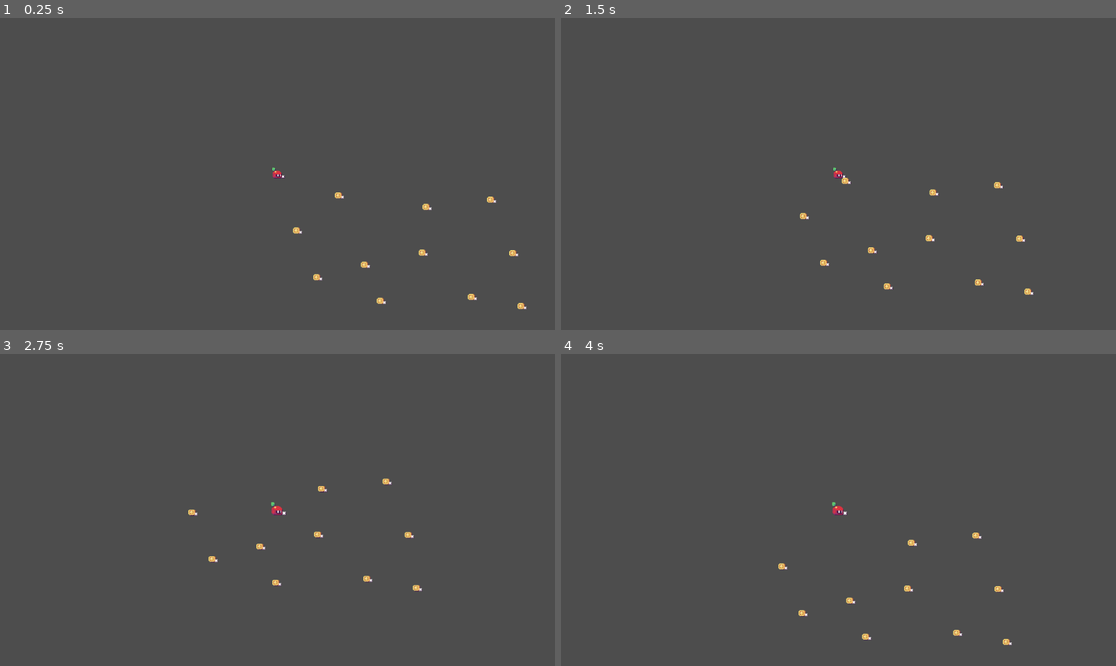
Above: before the commit, frames 1-4 (two rows, left to right).
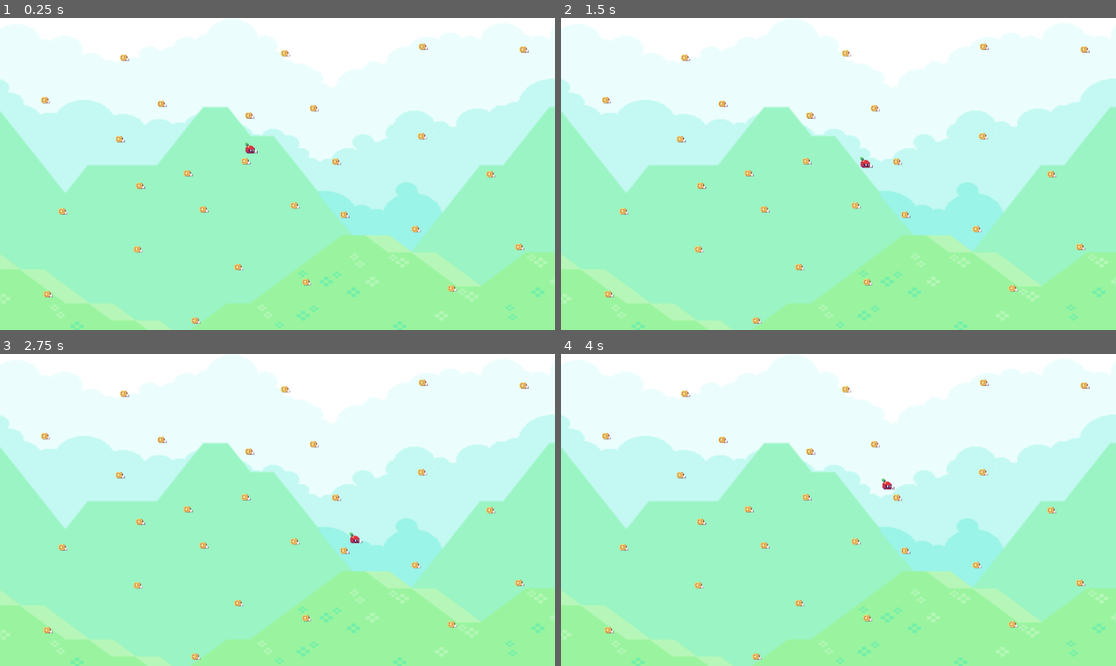
Above: after the commit, the same moments.

Repository: CodyBenn/Godot-Learning
Game: Godot game, scene res://Scenes/Coin-Pop.tscn
Same seed, same stepped clock (60 frames per second), same inputs: the game is played once before the commit and once after it.
Inputs:
- Up to frame 1 (0.25 s): no input
- Up to frame 2 (1.5 s): tap Enter at 0.5 s; hold Right 0.53-1.28 s; hold Down from 1.28 s (still down)
- Up to frame 3 (2.75 s): release Down at 2.03 s; hold Right from 2.03 s (still down)
- Up to frame 4 (4 s): release Right at 2.78 s; hold Up 2.78-3.53 s; hold Left from 3.53 s (still down)

The runs differ from the first frame. In frame 1, 100% of the frame differs, in the area x 0-100%, y 0-100%; in frame 2, 100%; in frame 3, 100%; in frame 4, 100%.

Commit message:
Touchups to Coin-Growth

Diff:
--- /dev/null
+++ b/Coin-Pop/Icon is icon for game.svg
@@ -0,0 +1 @@
+<svg height="128" width="128" xmlns="http://www.w3.org/2000/svg"><rect x="2" y="2" width="124" height="124" rx="14" fill="#363d52" stroke="#212532" stroke-width="4"/><g transform="scale(.101) translate(122 122)"><g fill="#fff"><path d="M105 673v33q407 354 814 0v-33z"/><path fill="#478cbf" d="m105 673 152 14q12 1 15 14l4 67 132 10 8-61q2-11 15-15h162q13 4 15 15l8 61 132-10 4-67q3-13 15-14l152-14V427q30-39 56-81-35-59-83-108-43 20-82 47-40-37-88-64 7-51 8-102-59-28-123-42-26 43-46 89-49-7-98 0-20-46-46-89-64 14-123 42 1 51 8 102-48 27-88 64-39-27-82-47-48 49-83 108 26 42 56 81zm0 33v39c0 276 813 276 813 0v-39l-134 12-5 69q-2 10-14 13l-162 11q-12 0-16-11l-10-65H447l-10 65q-4 11-16 11l-162-11q-12-3-14-13l-5-69z"/><path d="M483 600c3 34 55 34 58 0v-86c-3-34-55-34-58 0z"/><circle cx="725" cy="526" r="90"/><circle cx="299" cy="526" r="90"/></g><g fill="#414042"><circle cx="307" cy="532" r="60"/><circle cx="717" cy="532" r="60"/></g></g></svg>
--- a/Coin-Pop/Scenes/Coin-Pop.tscn
+++ b/Coin-Pop/Scenes/Coin-Pop.tscn
@@ -1,16 +1,23 @@
-[gd_scene load_steps=5 format=3 uid="uid://cefbs6076tcgt"]
+[gd_scene load_steps=8 format=3 uid="uid://cefbs6076tcgt"]
 
 [ext_resource type="Script" path="res://Scripts/Player.gd" id="1_057qr"]
 [ext_resource type="Texture2D" uid="uid://tm3f2qi154ua" path="res://Images/HUD-life-count.png" id="2_on3l8"]
 [ext_resource type="PackedScene" uid="uid://dvlnmxjiua5gp" path="res://Scenes/coin.tscn" id="3_f683q"]
+[ext_resource type="Texture2D" uid="uid://d4faqp7w3ykbe" path="res://Images/background-hills1.png" id="4_pxgc6"]
+[ext_resource type="Texture2D" uid="uid://bde2l3je3givm" path="res://Images/background-hills2.png" id="5_tkqer"]
+[ext_resource type="Texture2D" uid="uid://d26d31d2813p" path="res://Images/background-sky.png" id="6_miiy3"]
 
 [sub_resource type="RectangleShape2D" id="RectangleShape2D_nlcvl"]
 size = Vector2(19, 17)
 
 [node name="Node2D" type="Node2D"]
 
+[node name="Camera2D" type="Camera2D" parent="."]
+position = Vector2(575, 324)
+scale = Vector2(0.6, 1)
+
 [node name="Player" type="CharacterBody2D" parent="."]
-position = Vector2(2, -2)
+position = Vector2(520.613, 270)
 script = ExtResource("1_057qr")
 
 [node name="Sprite" type="Sprite2D" parent="Player"]
@@ -20,38 +27,102 @@
 position = Vector2(-2.5, 2.5)
 shape = SubResource("RectangleShape2D_nlcvl")
 
-[node name="Camera2D" type="Camera2D" parent="Player"]
-position = Vector2(-2, 2)
-
 [node name="Coin" parent="." instance=ExtResource("3_f683q")]
-position = Vector2(84, 215)
+position = Vector2(290.613, 349)
 
 [node name="Coin2" parent="." instance=ExtResource("3_f683q")]
-position = Vector2(42, 118)
+position = Vector2(248.613, 252)
 
 [node name="Coin3" parent="." instance=ExtResource("3_f683q")]
-position = Vector2(216, 264)
+position = Vector2(422.613, 398)
 
 [node name="Coin4" parent="." instance=ExtResource("3_f683q")]
-position = Vector2(303, 164)
+position = Vector2(509.613, 298)
 
 [node name="Coin5" parent="." instance=ExtResource("3_f683q")]
-position = Vector2(129, 45)
+position = Vector2(335.613, 179)
 
 [node name="Coin6" parent="." instance=ExtResource("3_f683q")]
-position = Vector2(183, 189)
+position = Vector2(389.613, 323)
 
 [node name="Coin7" parent="." instance=ExtResource("3_f683q")]
-position = Vector2(445, 54)
+position = Vector2(651.613, 188)
 
 [node name="Coin8" parent="." instance=ExtResource("3_f683q")]
-position = Vector2(405, 256)
+position = Vector2(611.613, 390)
 
 [node name="Coin9" parent="." instance=ExtResource("3_f683q")]
-position = Vector2(491, 165)
+position = Vector2(697.613, 299)
 
 [node name="Coin10" parent="." instance=ExtResource("3_f683q")]
-position = Vector2(508, 275)
+position = Vector2(714.613, 409)
 
 [node name="Coin11" parent="." instance=ExtResource("3_f683q")]
-position = Vector2(311, 69)
+position = Vector2(517.613, 203)
+
+[node name="Coin12" parent="." instance=ExtResource("3_f683q")]
+position = Vector2(130, 402)
+
+[node name="Coin13" parent="." instance=ExtResource("3_f683q")]
+position = Vector2(99, 574)
+
+[node name="Coin14" parent="." instance=ExtResource("3_f683q")]
+position = Vector2(406, 629)
+
+[node name="Coin15" parent="." instance=ExtResource("3_f683q")]
+position = Vector2(286, 481)
+
+[node name="Coin16" parent="." instance=ExtResource("3_f683q")]
+position = Vector2(636, 549)
+
+[node name="Coin17" parent="." instance=ExtResource("3_f683q")]
+position = Vector2(938, 562)
+
+[node name="Coin18" parent="." instance=ExtResource("3_f683q")]
+position = Vector2(1018, 325)
+
+[node name="Coin19" parent="." instance=ExtResource("3_f683q")]
+position = Vector2(94, 171)
+
+[node name="Coin20" parent="." instance=ExtResource("3_f683q")]
+position = Vector2(258, 83)
+
+[node name="Coin21" parent="." instance=ExtResource("3_f683q")]
+position = Vector2(592, 74)
+
+[node name="Coin22" parent="." instance=ExtResource("3_f683q")]
+position = Vector2(878, 60)
+
+[node name="Coin23" parent="." instance=ExtResource("3_f683q")]
+position = Vector2(876, 246)
+
+[node name="Coin24" parent="." instance=ExtResource("3_f683q")]
+position = Vector2(1087, 66)
+
+[node name="Coin25" parent="." instance=ExtResource("3_f683q")]
+position = Vector2(863, 439)
+
+[node name="Coin26" parent="." instance=ExtResource("3_f683q")]
+position = Vector2(495, 518)
+
+[node name="Coin27" parent="." instance=ExtResource("3_f683q")]
+position = Vector2(1078, 476)
+
+[node name="Background-hills1" type="Sprite2D" parent="."]
+show_behind_parent = true
+position = Vector2(567, 310)
+rotation = 3.14159
+scale = Vector2(2.98873, -2.21047)
+texture = ExtResource("4_pxgc6")
+
+[node name="Background-hills2" type="Sprite2D" parent="Background-hills1"]
+show_behind_parent = true
+position = Vector2(0.362988, -111.137)
+scale = Vector2(1.00175, 1.70663)
+texture = ExtResource("5_tkqer")
+
+[node name="Background-sky" type="Sprite2D" parent="Background-hills1/Background-hills2"]
+show_behind_parent = true
+position = Vector2(2.08616e-05, 65.2168)
+scale = Vector2(1, 0.588765)
+texture = ExtResource("6_miiy3")
Not shown, added: Coin-Pop/Icon is icon for game.svg.import
Binary file added: Coin-Pop/Images/background-hills1.png
Not shown, added: Coin-Pop/Images/background-hills1.png.import
Binary file added: Coin-Pop/Images/background-hills2.png
Not shown, added: Coin-Pop/Images/background-hills2.png.import
Binary file added: Coin-Pop/Images/background-sky.png
Not shown, added: Coin-Pop/Images/background-sky.png.import
Binary file added: Coin-Pop/Shilla_shelly.png
Not shown, added: Coin-Pop/Shilla_shelly.png.import
Not shown, changed: Coin-Pop/export_presets.cfg
